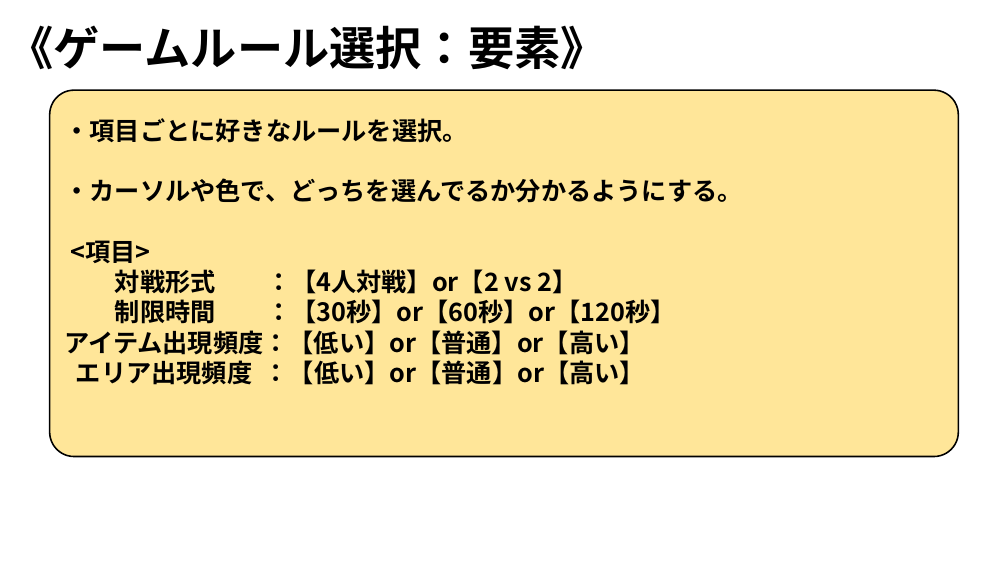
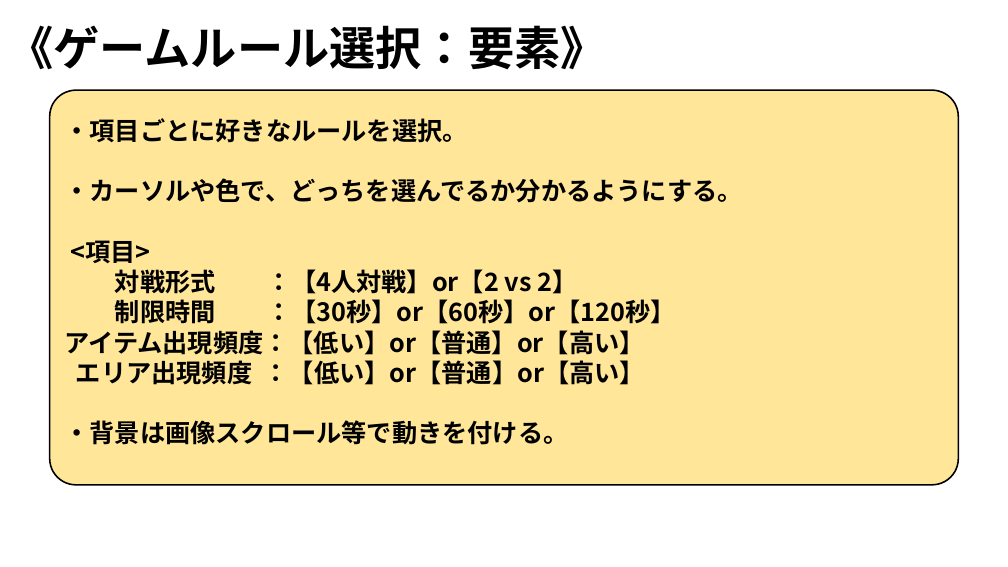
Before and after one commit to ARITA-MEIGEN/C-Team001, a slide deck: slide 10 of data/GS3_チーム2_仕様書.pptx. Drawn at 1008x567 pixels with LibreOffice and Linux fonts; fonts in the diff are those of the drawing; background and template pictures are left out. Boxes give left, top, right and bottom in pixels: in the first picture for what was removed or moved away, otherwise in the second. Text is boxed around its words. In the diff, an @@ line names an element or a change of style, - is before the commit and + after.

Commit message:
ゲームルール選択等のモード中の動きについて編集、世界観まとめパワポを追加。

```diff
--- a/data/GS3_チーム2_仕様書.pptx
+++ b/data/GS3_チーム2_仕様書.pptx
@@ rounded rectangle: place and size @@
-rounded rectangle at (50,90,959,457)
+rounded rectangle at (50,90,959,485)
@@ text at (64,420,568,445): paragraph added @@
+・背景は画像スクロール等で動きを付ける。
```
Also in this commit, not shown: 4 other slides changed, 1 other file.
